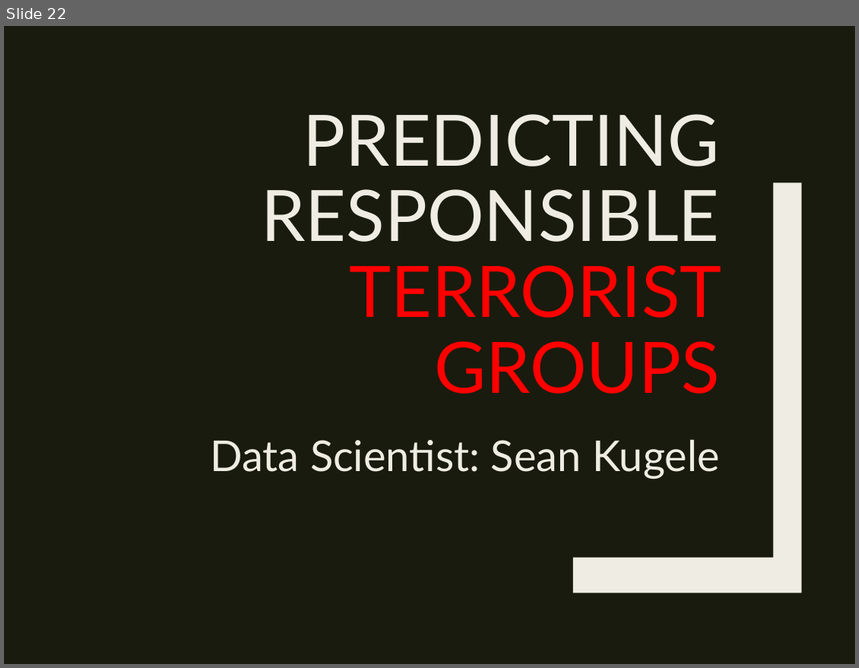
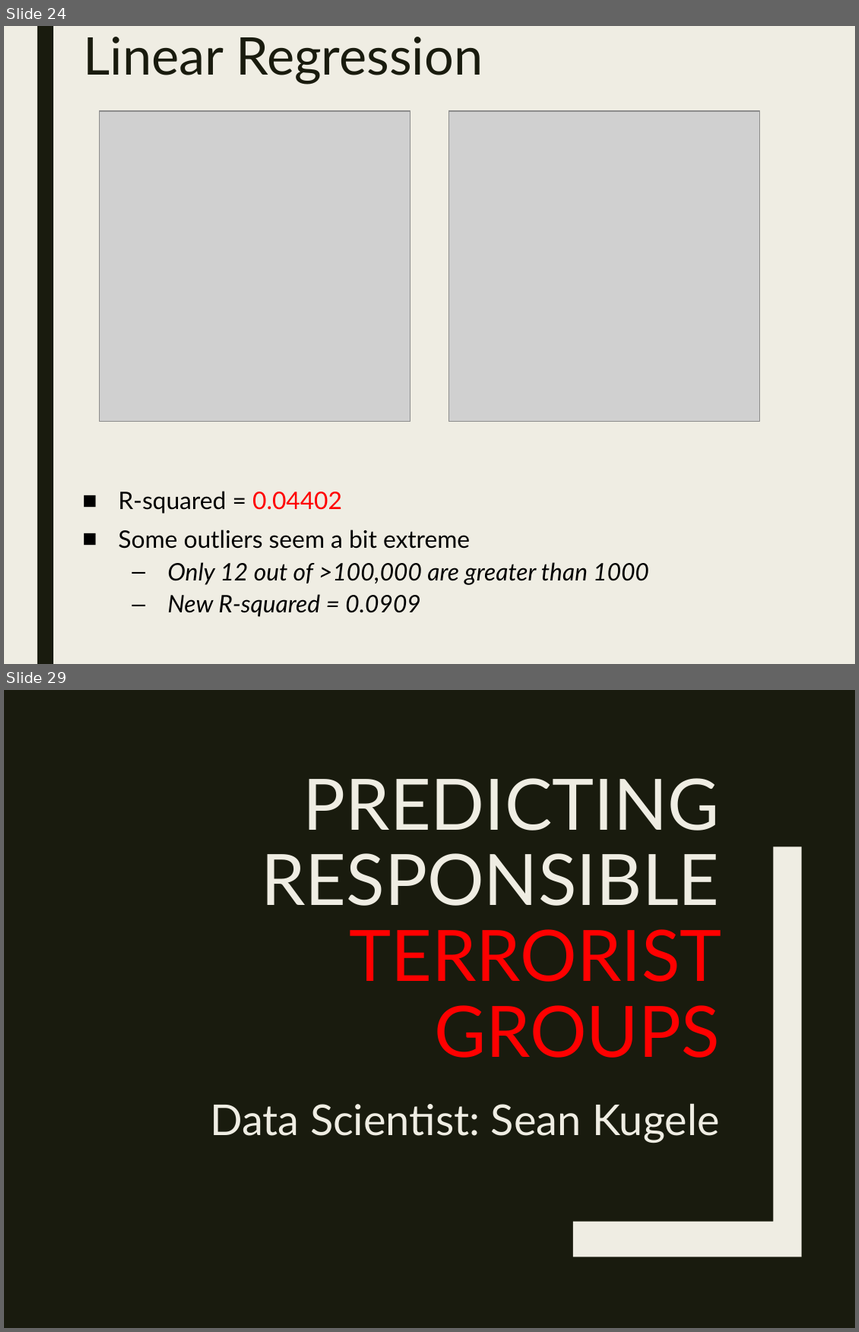
Before and after one commit to stats-learning-fall2019/final-project, a slide deck: presentation/gtdb-final-presentation.pptx. Shown one above the other, each under a label of ours: slide 22 before the commit, slides 24 and 29 after it; the slides between them are not shown. The pictures are 859x668 and 859x1332 pixels, drawn with LibreOffice and Linux fonts; fonts in the diff are those of the drawing; grey boxes stand for pictures. Boxes give left, top, right and bottom in pixels: in the first picture for what was removed or moved away, otherwise in the second. Text is boxed around its words. In the diff, an @@ line names an element or a change of style, - is before the commit and + after.

```diff
--- a/presentation/gtdb-final-presentation.pptx
+++ b/presentation/gtdb-final-presentation.pptx
@@ slide 24 added at [4, 26, 855, 664], background #EFEDE3 @@
@@ rectangle added at [37, 26, 53, 664], fill #191B0E @@
@@ title added at [84, 37, 483, 85], 44 pt, text #191B0E @@
+Linear Regression
@@ picture added at [99, 111, 410, 422] @@
@@ picture added at [449, 111, 760, 422] @@
@@ text added at [118, 491, 649, 617], 20.4 pt, text #000000, italic @@
+■ R-squared = 0.04402
+■ Some outliers seem a bit extreme
+  – Only 12 out of >100,000 are greater than 1000
+  – New R-squared = 0.0909
@@ what was slide 22 is now slide 29 @@
```
Also in this commit, not shown: 1 slide changed, 6 other slides added, 9 other files.
